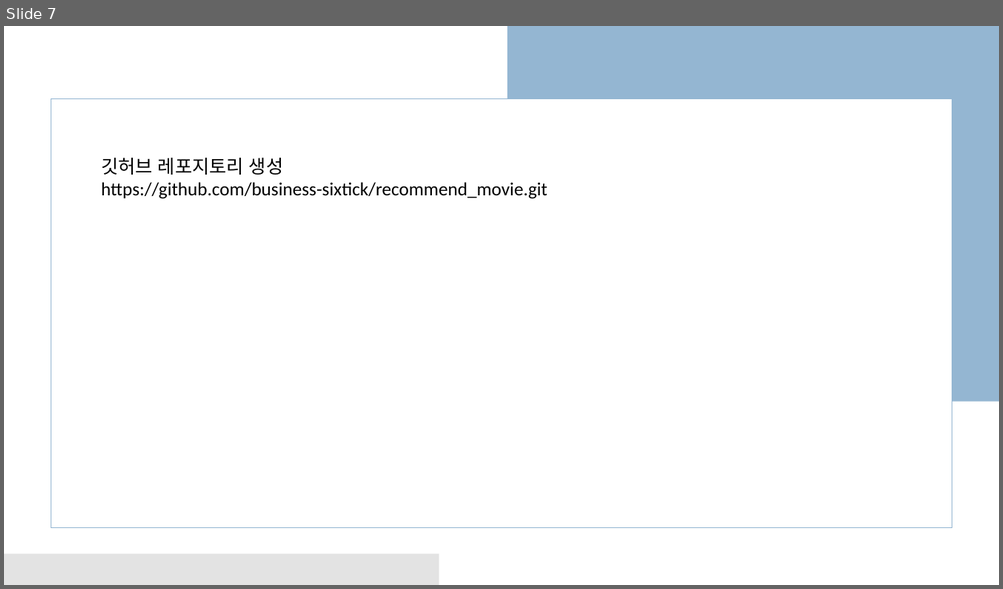
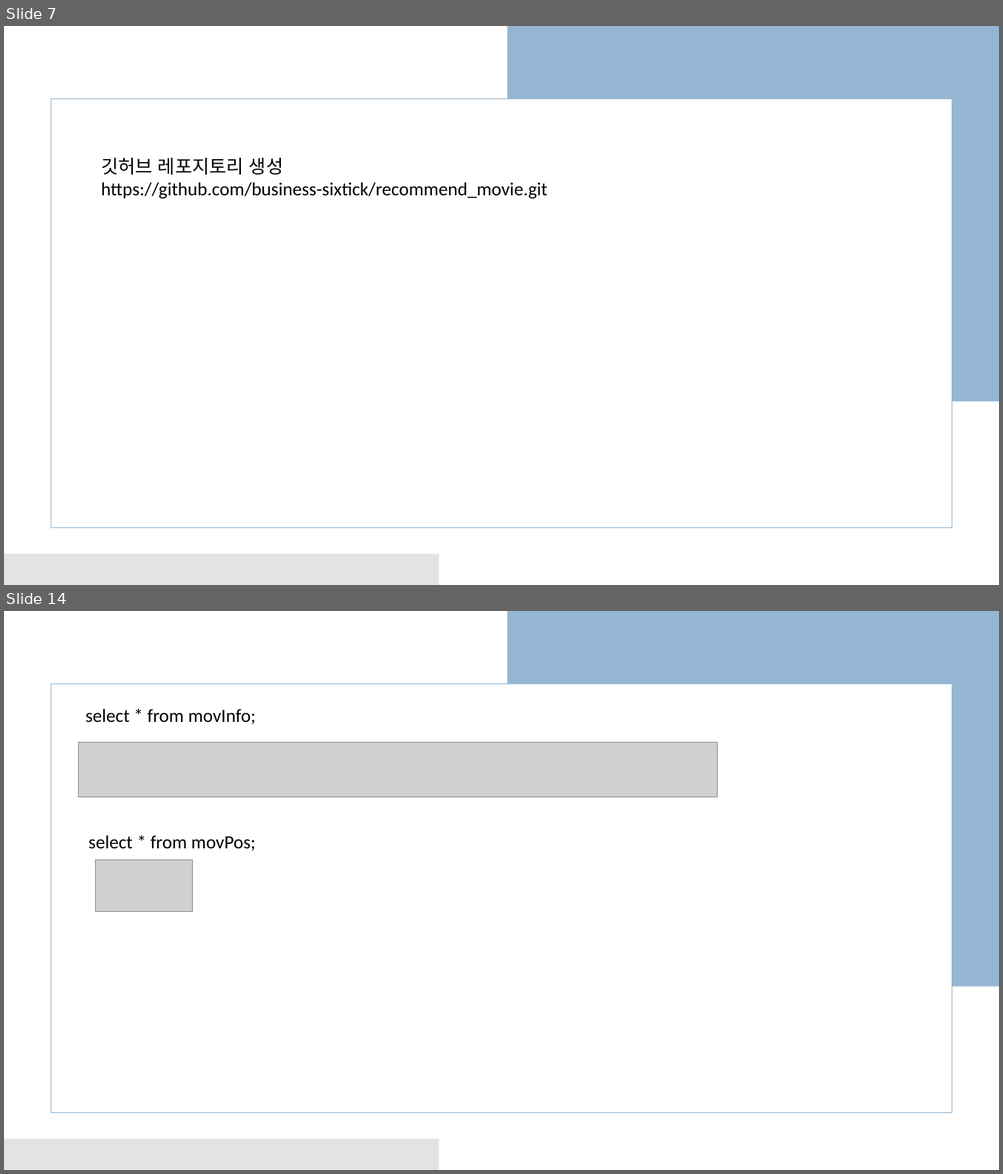
Before and after one commit to business-sixtick/recommend_movie, a slide deck: doc/세종교육_AI프로젝트.pptx. Shown one above the other, each under a label of ours: slide 7 before the commit, slides 7 and 14 after it; the slides between them are not shown. The pictures are 1003x589 and 1003x1174 pixels, drawn with LibreOffice and Linux fonts; fonts in the diff are those of the drawing; grey boxes stand for pictures. Boxes give left, top, right and bottom in pixels: in the first picture for what was removed or moved away, otherwise in the second. Text is boxed around its words. In the diff, an @@ line names an element or a change of style, - is before the commit and + after.

```diff
--- a/doc/세종교육_AI프로젝트.pptx
+++ b/doc/세종교육_AI프로젝트.pptx
@@ slide 14 added at box(4, 611, 999, 1170), background #FFFFFF; not listed: 3 template elements that a slide beside it also shows @@
@@ text added at box(85, 709, 256, 724), 18 pt, text #000000 @@
+select * from movInfo;
@@ picture added at box(78, 742, 717, 797) @@
@@ text added at box(88, 835, 256, 851), 18 pt, text #000000 @@
+select * from movPos;
@@ picture added at box(96, 860, 193, 912) @@
```
Also in this commit, not shown: 3 slides changed, 11 other slides added, 22 other files.
